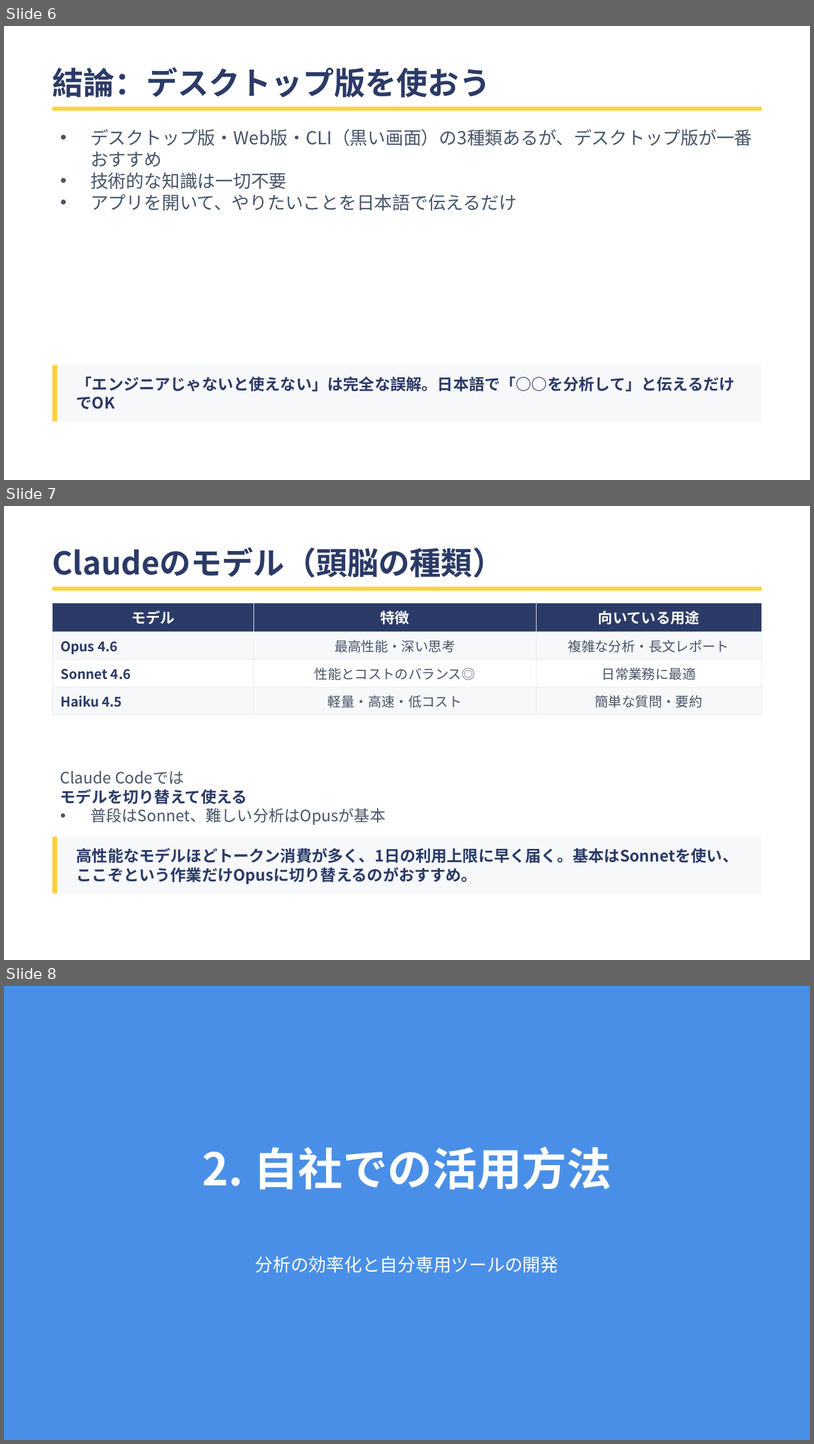
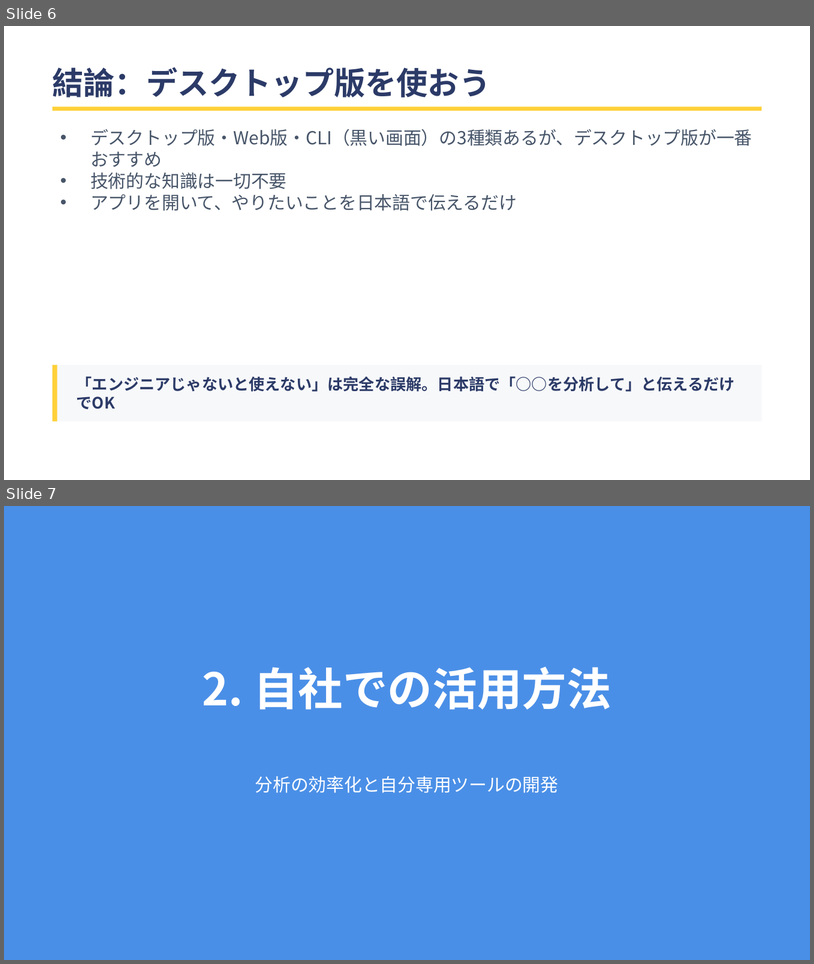
Before and after one commit to Matsushima-M/4-14_silide, a slide deck: claude-code-lecture.pptx. Shown one above the other, each under a label of ours: slides 6, 7 and 8 before the commit, slides 6 and 7 after it. The pictures are 814x1444 and 814x964 pixels, drawn with LibreOffice and Linux fonts; fonts in the diff are those of the drawing. Boxes give left, top, right and bottom in pixels: in the first picture for what was removed or moved away, otherwise in the second. Text is boxed around its words. In the diff, an @@ line names an element or a change of style, - is before the commit and + after.

```diff
--- a/claude-code-lecture.pptx
+++ b/claude-code-lecture.pptx
@@ slide 7 removed at <box>4,506,810,960</box>, background #FFFFFF @@
@@ text removed at <box>53,547,504,577</box> @@
-Claudeのモデル（頭脳の種類）
@@ rectangle removed at <box>53,586,762,591</box> @@
@@ table removed at <box>53,603,762,710</box>, 4 rows, 3 columns @@
-モデル | 特徴 | 向いている用途
-Opus 4.6 | 最高性能・深い思考 | 複雑な分析・長文レポート
-Sonnet 4.6 | 性能とコストのバランス◎ | 日常業務に最適
-Haiku 4.5 | 軽量・高速・低コスト | 簡単な質問・要約
@@ text removed at <box>60,771,386,825</box> @@
-Claude Codeでは
-モデルを切り替えて使える
-• 普段はSonnet、難しい分析はOpusが基本
@@ rectangle removed at <box>53,837,762,893</box> @@
@@ rectangle removed at <box>53,837,57,893</box> @@
@@ text removed at <box>77,847,738,884</box> @@
-高性能なモデルほどトークン消費が多く、1日の利用上限に早く届く。基本はSonnetを使い、ここぞという作業だけOpusに切り替えるのがおすすめ。
@@ what was slide 8 is now slide 7 @@
```
Also in this commit, not shown: 9 other files.
